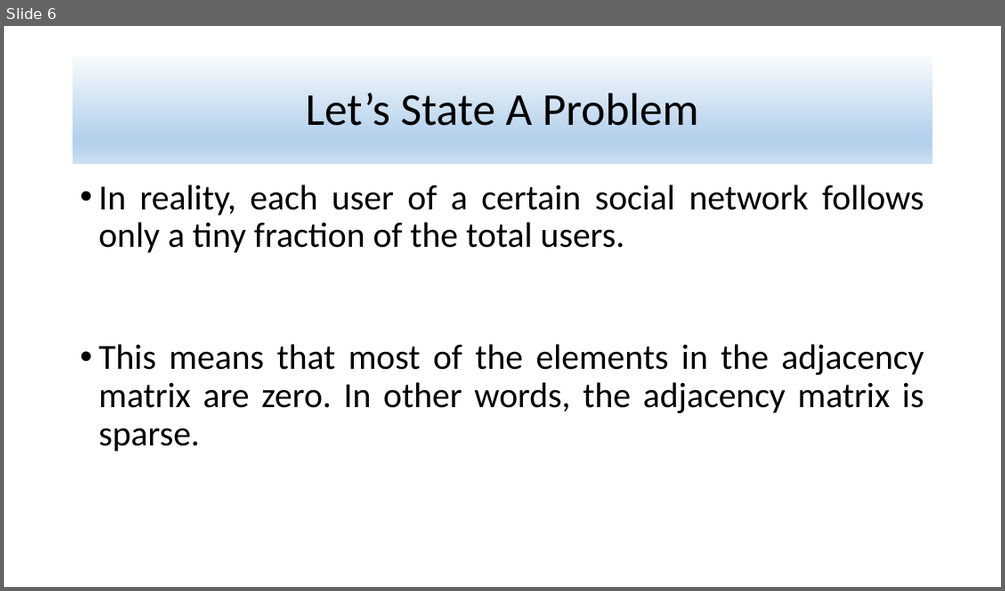
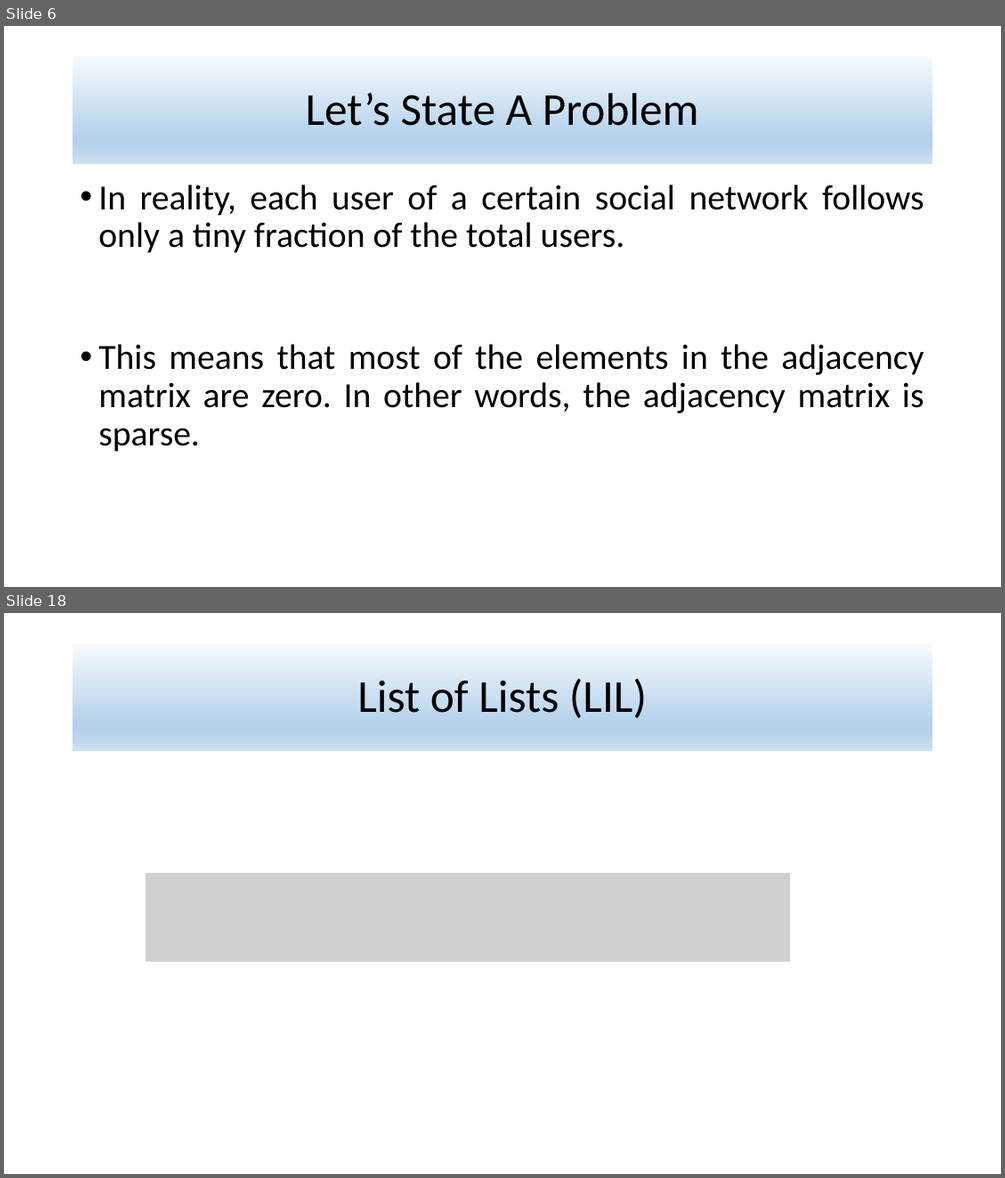
Before and after one commit to alijfri99/presentations, a slide deck: Data Mining Presentation.pptx. Shown one above the other, each under a label of ours: slide 6 before the commit, slides 6 and 18 after it; the slides between them are not shown. The pictures are 1005x591 and 1005x1178 pixels, drawn with LibreOffice and Linux fonts; fonts in the diff are those of the drawing; grey boxes stand for pictures. Boxes give left, top, right and bottom in pixels: in the first picture for what was removed or moved away, otherwise in the second. Text is boxed around its words. In the diff, an @@ line names an element or a change of style, - is before the commit and + after.

Commit message:
Finished list of lists.

```diff
--- a/Data Mining Presentation.pptx
+++ b/Data Mining Presentation.pptx
@@ slide 18 added at box(4, 613, 1001, 1174), background #FFFFFF @@
@@ title added at box(73, 643, 933, 751), fill gradient #F7FAFD to #B5D2EC to #CEE1F2, 44 pt, text #000000 @@
+List of Lists (LIL)
@@ picture added at box(146, 873, 790, 962) @@
```
Also in this commit, not shown: 5 slides changed, 7 other slides added.
